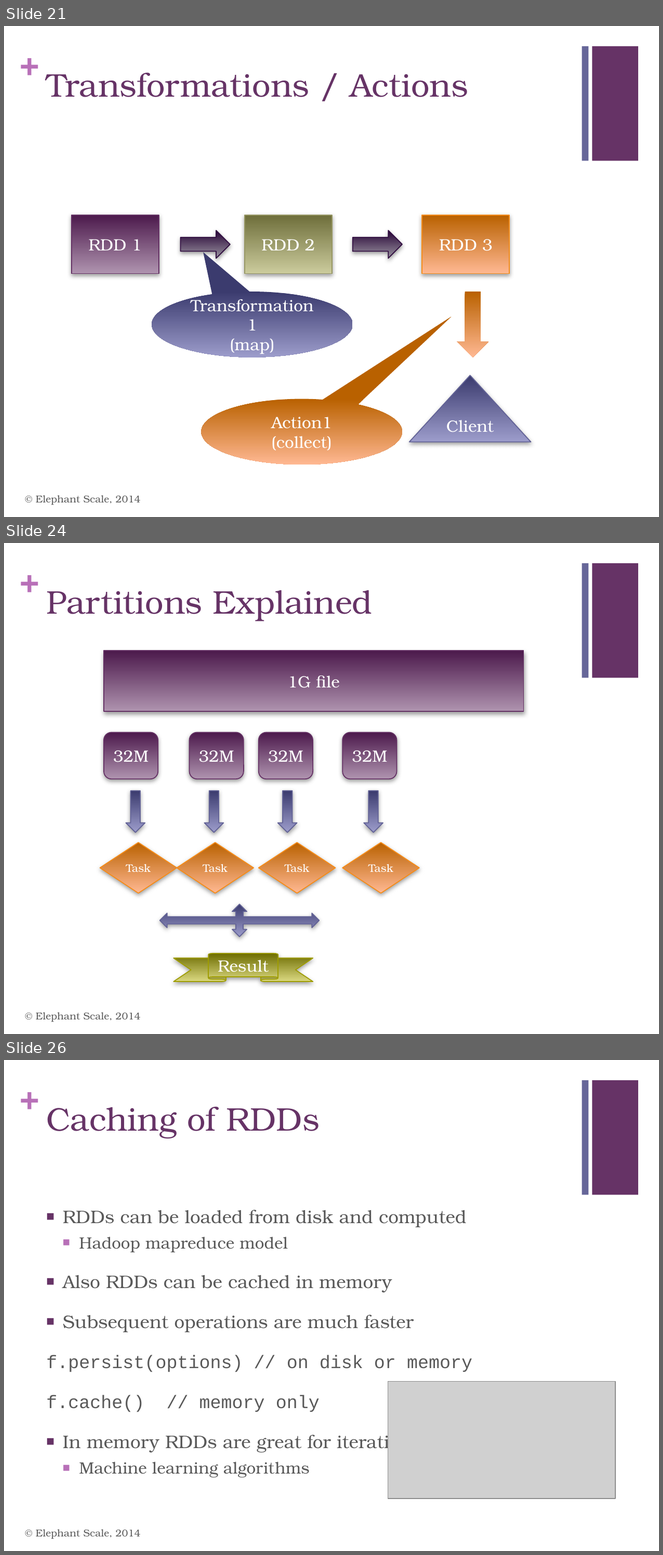
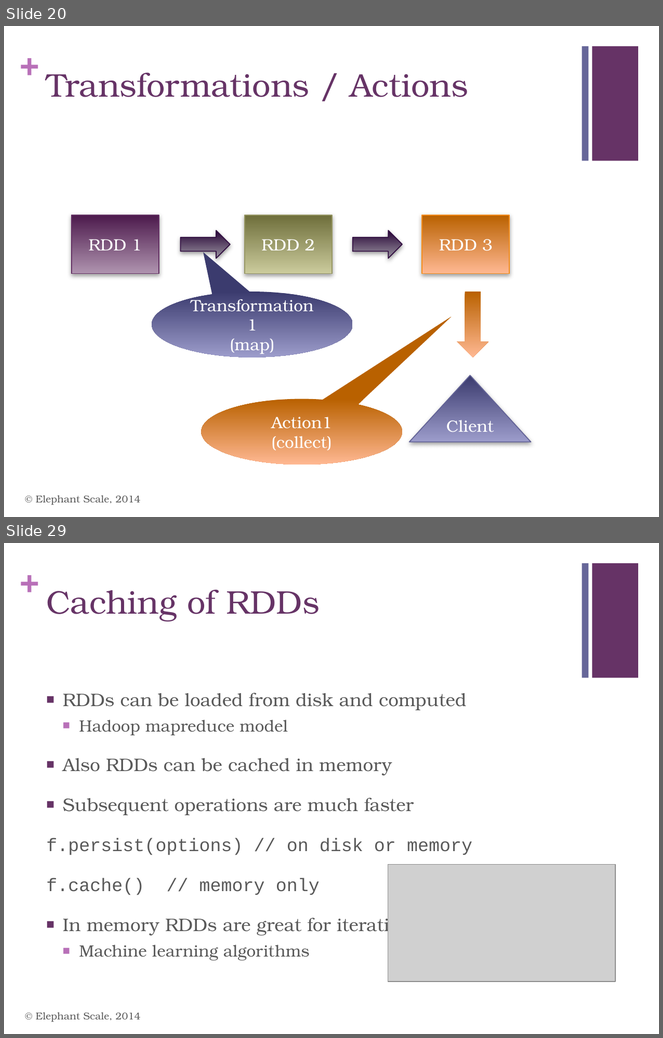
Before and after one commit to mattvinks/spark-labs, a slide deck: slides/02_Spark_Intro.pptx. Shown one above the other, each under a label of ours: slides 21, 24 and 26 before the commit, slides 20 and 29 after it; the slides between them are not shown. The pictures are 663x1555 and 663x1038 pixels, drawn with LibreOffice and Linux fonts; fonts in the diff are those of the drawing; grey boxes stand for pictures. Boxes give left, top, right and bottom in pixels: in the first picture for what was removed or moved away, otherwise in the second. Text is boxed around its words. In the diff, an @@ line names an element or a change of style, - is before the commit and + after.

```diff
--- a/slides/02_Spark_Intro.pptx
+++ b/slides/02_Spark_Intro.pptx
@@ slide 24 removed at [4, 543, 659, 1034], background #FFFFFF; not listed: 3 template elements that a slide beside it also shows @@
@@ title removed at [46, 590, 373, 622] @@
-Partitions Explained
@@ rectangle removed at [104, 651, 523, 711] @@
-1G file
@@ rounded rectangle removed at [104, 732, 158, 779] @@
-32M
@@ rounded rectangle removed at [190, 732, 244, 779] @@
-32M
@@ rounded rectangle removed at [259, 732, 313, 779] @@
-32M
@@ rounded rectangle removed at [343, 732, 397, 779] @@
-32M
@@ down arrow removed at [126, 791, 145, 833] @@
@@ down arrow removed at [205, 791, 223, 833] @@
@@ down arrow removed at [278, 791, 297, 833] @@
@@ down arrow removed at [364, 791, 383, 833] @@
@@ diamond removed at [100, 843, 177, 893] @@
-Task
@@ diamond removed at [177, 843, 254, 893] @@
-Task
@@ diamond removed at [259, 843, 336, 893] @@
-Task
@@ diamond removed at [343, 843, 419, 893] @@
-Task
@@ quad arrow removed at [160, 905, 319, 938] @@
@@ ribbon removed at [174, 954, 313, 982] @@
-Result
@@ text removed at [36, 1013, 141, 1022] @@
-© Elephant Scale, 2014
@@ what was slide 21 is now slide 20 @@
@@ what was slide 26 is now slide 29 @@
```
Also in this commit, not shown: 6 slides changed, 4 slides added, 16 other files.
